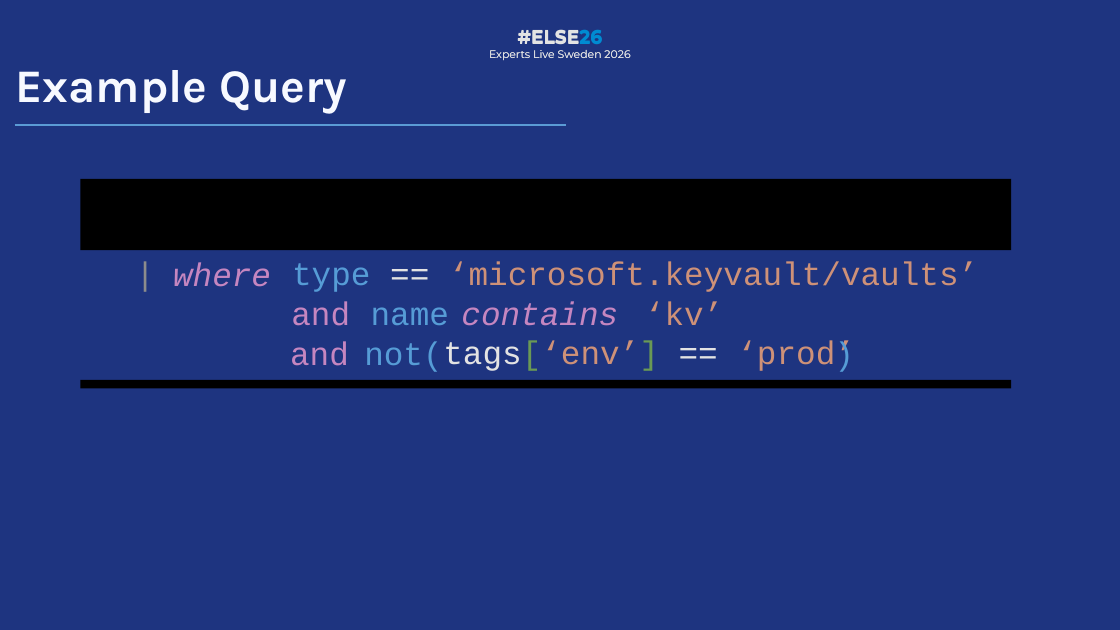
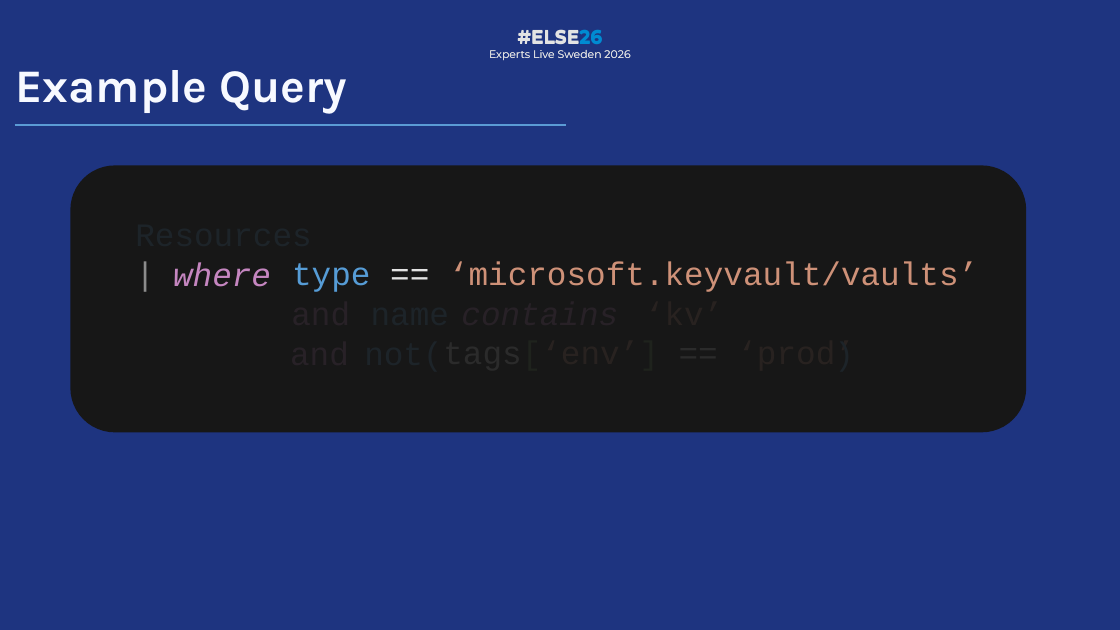
Before and after one commit to PalmEmanuel/ELSE26, a slide deck: slide 17 of ELSE26_TreasureHuntingInAzureWithKQL.pptx. Drawn at 1120x630 pixels with LibreOffice and Linux fonts; fonts in the diff are those of the drawing; background and template pictures are left out. Boxes give left, top, right and bottom in pixels: in the first picture for what was removed or moved away, otherwise in the second. Text is boxed around its words. In the diff, an @@ line names an element or a change of style, - is before the commit and + after.

```diff
--- a/ELSE26_TreasureHuntingInAzureWithKQL.pptx
+++ b/ELSE26_TreasureHuntingInAzureWithKQL.pptx
@@ rounded rectangle added at [71, 165, 1026, 432], fill #171717 @@
@@ rectangle removed at [80, 179, 1011, 250] @@
@@ rounded rectangle added at [112, 176, 1009, 255], fill #171717 at 90% opacity @@
@@ rounded rectangle added at [112, 300, 1009, 378], fill #171717 at 90% opacity @@
@@ rectangle removed at [80, 380, 1011, 388] @@
```
Also in this commit, not shown: 9 other slides changed, 3 slides added, 1 slide removed, 1 other file.
